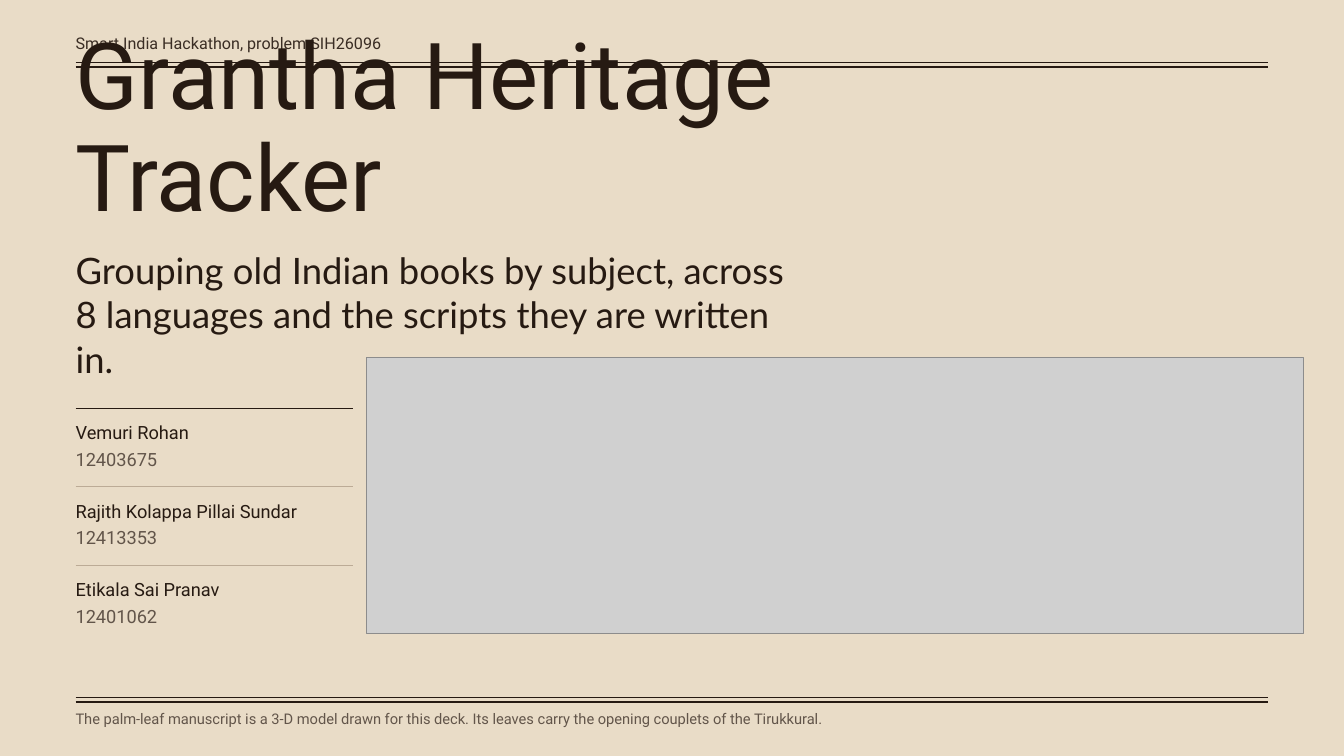
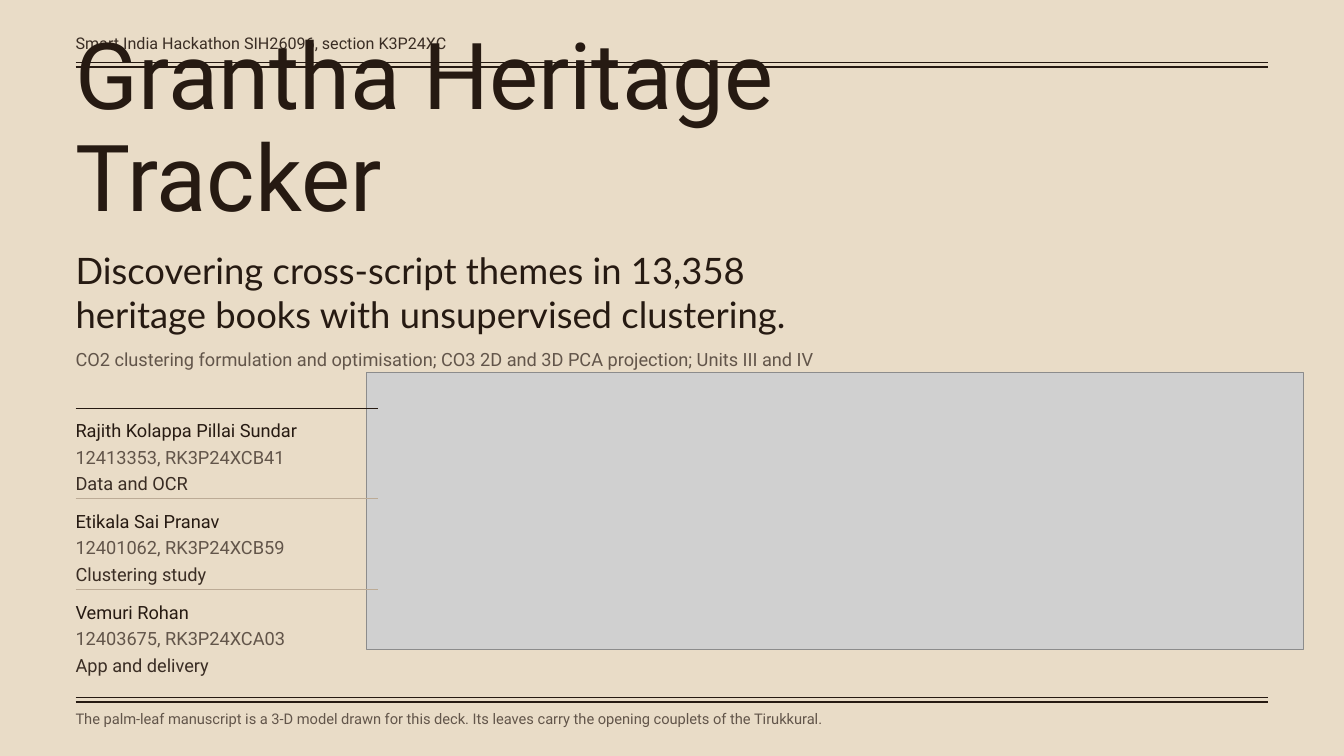
Before and after one commit to rohannes64/Grantha-Heritage-Tracker, a slide deck: slide 1 of Grantha_Heritage_Tracker_SIH26096.pptx. Drawn at 1344x756 pixels with LibreOffice and Linux fonts; fonts in the diff are those of the drawing; grey boxes stand for pictures; background and template pictures are left out. Boxes give left, top, right and bottom in pixels: in the first picture for what was removed or moved away, otherwise in the second. Text is boxed around its words. In the diff, an @@ line names an element or a change of style, - is before the commit and + after.

Commit message:
docs(deck): 11 slides from the final content in the Vellum design, with a Project Links slide; README adds live links, prerequisites, dependencies and installation

```diff
--- a/Grantha_Heritage_Tracker_SIH26096.pptx
+++ b/Grantha_Heritage_Tracker_SIH26096.pptx
@@ text at [76, 37, 447, 53]: text changed @@
-Smart India Hackathon, problem SIH26096
+Smart India Hackathon SIH26096, section K3P24XC
@@ text at [76, 257, 785, 335]: text changed @@
-Grouping old Indian books by subject, across 8 languages and the scripts they are written in.
+Discovering cross-script themes in 13,358 heritage books with unsupervised clustering.
@@ text added at [76, 352, 814, 370], 13 pt, text #62554A @@
+CO2 clustering formulation and optimisation; CO3 2D and 3D PCA projection; Units III and IV
@@ picture: place and size @@
-picture at [366, 358, 1304, 634]
+picture at [366, 373, 1304, 649]
@@ line moved from (76, 408) - (353, 408) to (76, 408) - (378, 408) @@
@@ text "Rajith Kolappa Pillai Sundar": place and size @@
-text "Rajith Kolappa Pillai Sundar" at [76, 504, 297, 544]
+text "Rajith Kolappa Pillai Sundar" at [76, 423, 297, 490]
@@ text at [76, 451, 284, 490]: text changed @@
-12413353
+12413353, RK3P24XCB41
+Data and OCR
@@ line moved from (76, 487) - (353, 487) to (76, 499) - (378, 499) @@
@@ text "Etikala Sai Pranav": place and size @@
-text "Etikala Sai Pranav" at [76, 582, 220, 623]
+text "Etikala Sai Pranav" at [76, 514, 284, 585]
@@ text at [76, 541, 284, 585]: text changed @@
-12401062
+12401062, RK3P24XCB59
+Clustering study
@@ line moved from (76, 566) - (353, 566) to (76, 590) - (378, 590) @@
@@ text "Vemuri Rohan": place and size @@
-text "Vemuri Rohan" at [76, 425, 188, 466]
+text "Vemuri Rohan" at [76, 605, 285, 676]
@@ text at [76, 632, 285, 676]: text changed @@
-12403675
+12403675, RK3P24XCA03
+App and delivery
```
Also in this commit, not shown: 1 other slide changed, 9 slides added, 8 slides removed, 10 other files.
